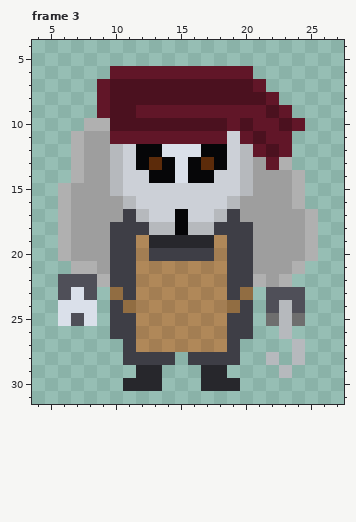
One commit to this pixel-art file: NPC_CARNICERO.aseprite. The picture above was drawn from the file before the commit.
32x32 pixels, 3 frames. Colours within 5 levels of each other are drawn and written as one. Shown: frame 3: x 4..27, y 4..31.
Now the later version:
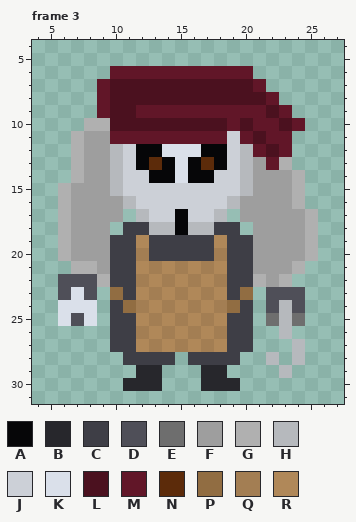
Palette (. is transparent): A #060608  B #27272c  C #3e3e46  D #4f4f58  E #6e6e6e  F #9e9e9e  G #b0b0b0  H #b6b9bd  J #ccd0d7  K #dae0ea  L #4b111f  M #611628  N #5c2b0a  P #916d42  Q #a37e53  R #b08859
Change:
--- frame 3
@@ x 8..22 @@
 16 FFFHJJJJJJJHFFF
-17 FFFCHJJAJJHCFFF
-18 FFCCCHHAHHCCCFF
-19 FFCCRBBBBBRCCFF
+17 FFF.HJJAJJH.FFF
+18 FF.CCHHAHHCC.FF
+19 FFCCRCCCCCRCCFF
 20 FFCCQCCCCCQCCFF
@@ x 8..22 @@
 26 ..CCQRQRQRQCC..
-27 ...CRQRQRQRC...
+27 ..CCRQRQRQRCC..
 28 ...CCCC.CCCC..H
